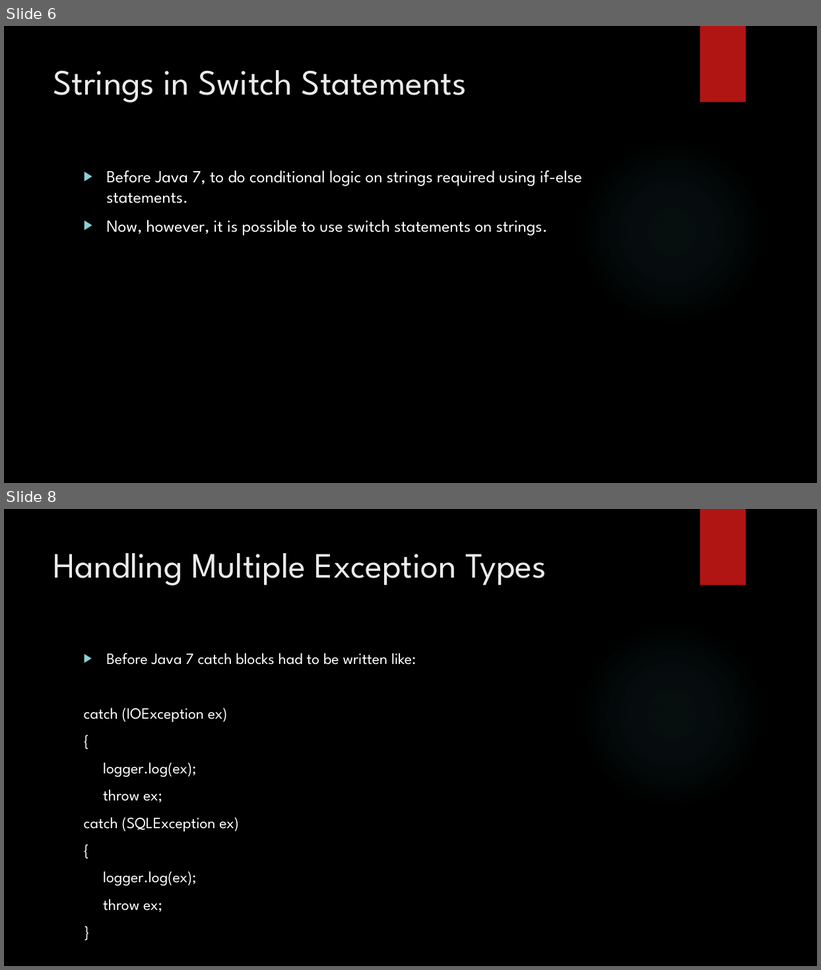
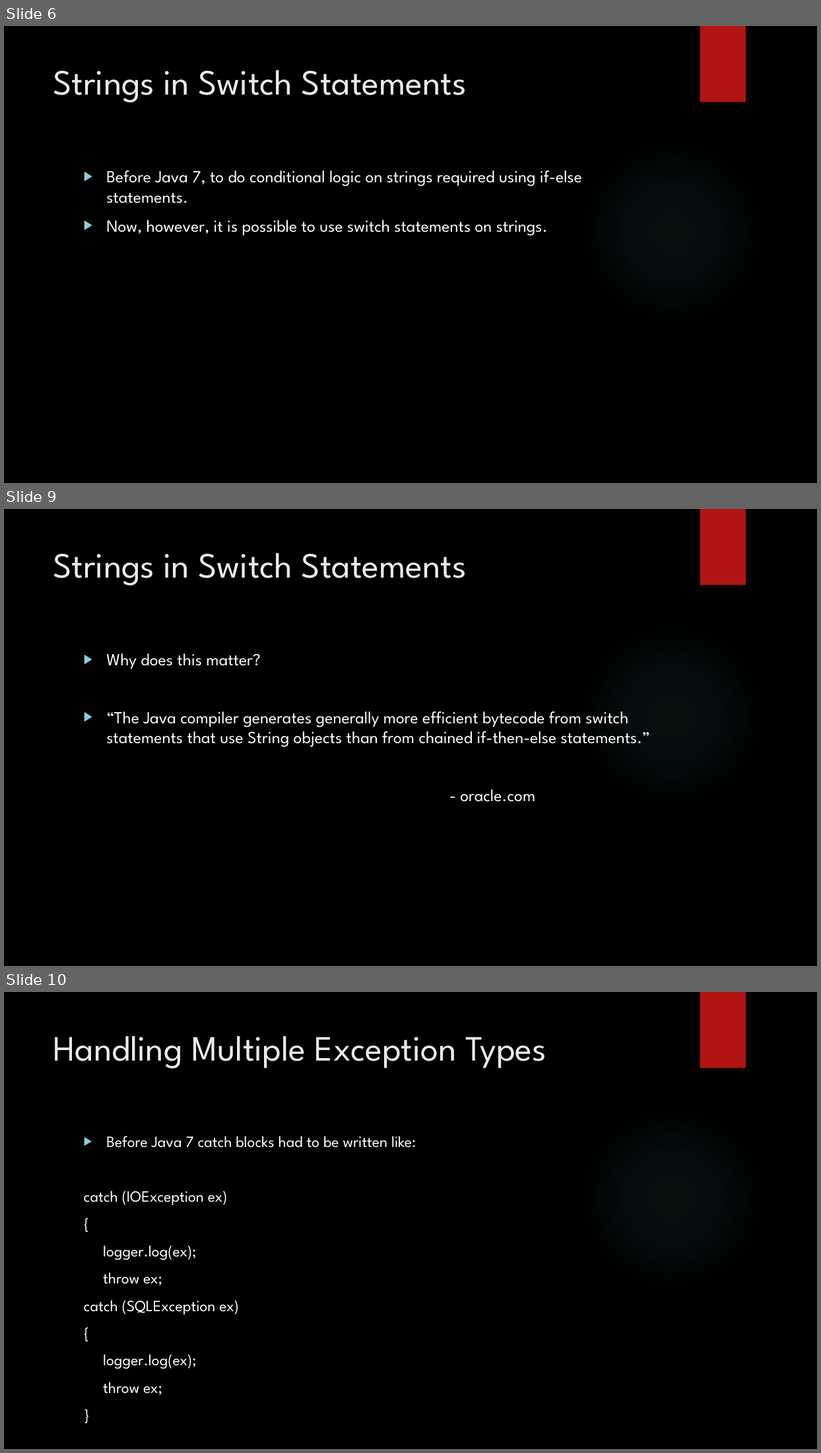
Before and after one commit to loganwrightoit/smartrm_dynamic, a slide deck: New Features of Java 7 and 8.pptx. Shown one above the other, each under a label of ours: slides 6 and 8 before the commit, slides 6, 9 and 10 after it; the slides between them are not shown. The pictures are 821x970 and 821x1453 pixels, drawn with LibreOffice and Linux fonts; fonts in the diff are those of the drawing; background and template pictures are left out. Boxes give left, top, right and bottom in pixels: in the first picture for what was removed or moved away, otherwise in the second. Text is boxed around its words. In the diff, an @@ line names an element or a change of style, - is before the commit and + after.

```diff
--- a/New Features of Java 7 and 8.pptx
+++ b/New Features of Java 7 and 8.pptx
@@ slide 9 added at (4,509,817,966), background picture (left out); not listed: 2 template elements that a slide beside it also shows @@
@@ title added at (54,553,467,586), 42 pt, text #EBEBEB @@
+Strings in Switch Statements
@@ text added at (106,654,650,802), 20 pt, text #FFFFFF @@
+▶ Why does this matter?
+▶ “The Java compiler generates generally more efficient bytecode from switch statements that use String objects than from chained if-then-else statements.”
+- oracle.com
@@ what was slide 8 is now slide 10 @@
```
Also in this commit, not shown: 2 slides changed, 1 other slide added.
